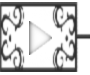
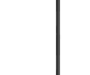
Comparing the layer stacks of the two 90x75 images. Changes:
hid "play-icon.png copy" over [29, 21, 52, 55]
hid "rectangle_09_small.png" over [0, 2, 90, 72]
added layer "rectangle_progress_line.png" above "rectangle_progress_double_corner.png" over [55, 0, 62, 75]
